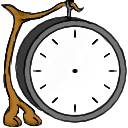
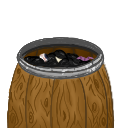
Layer changes from the first 128x128 image to the second:
added layer "pinchos.png" above "Capa de pintura 55" over (1, 0, 127, 128)
added layer "Capa de pintura 55" above "Agrupar 49" over (1, 0, 127, 128)
added group "Agrupar 49" with 4 layers above "Capa de pintura 46 (pegado)" over (1, 0, 127, 128)
added layer "Capa de pintura 45" in group "Agrupar 49" over (1, 0, 127, 128)
added layer "Capa de pintura 47" in group "Agrupar 49" over (2, 64, 127, 128)
added layer "Capa de pintura 48" in group "Agrupar 49" over (2, 64, 127, 128)
added layer "Capa de pintura 46" in group "Agrupar 49" over (1, 0, 127, 128)
moved "Capa de pintura 40" into group "Agrupar 44" over (1, 0, 127, 128)
moved "Capa de pintura 40 Fusionadas" into group "Agrupar 44" over (1, 0, 127, 128)
moved "Capa de pintura 43" into group "Agrupar 44" over (1, 0, 127, 128)
moved "Capa de pintura 42" into group "Agrupar 44" over (1, 0, 127, 128)
